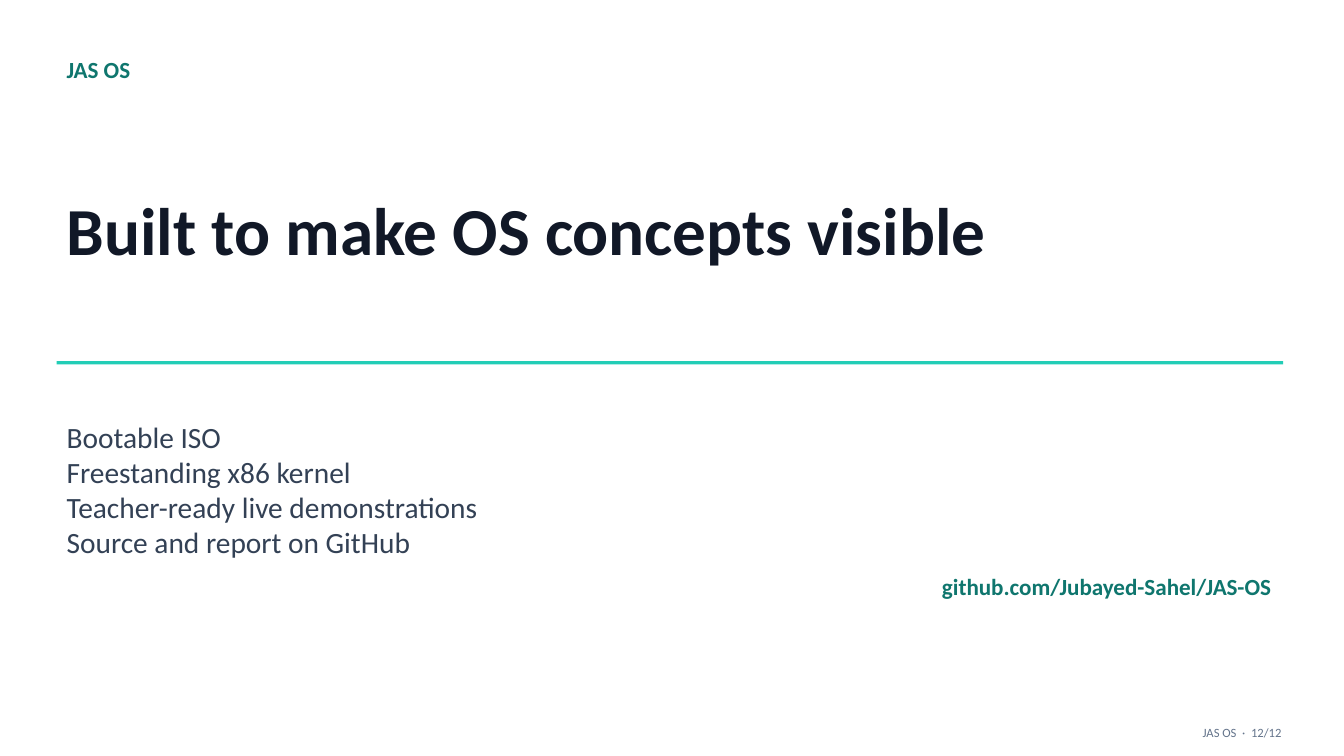
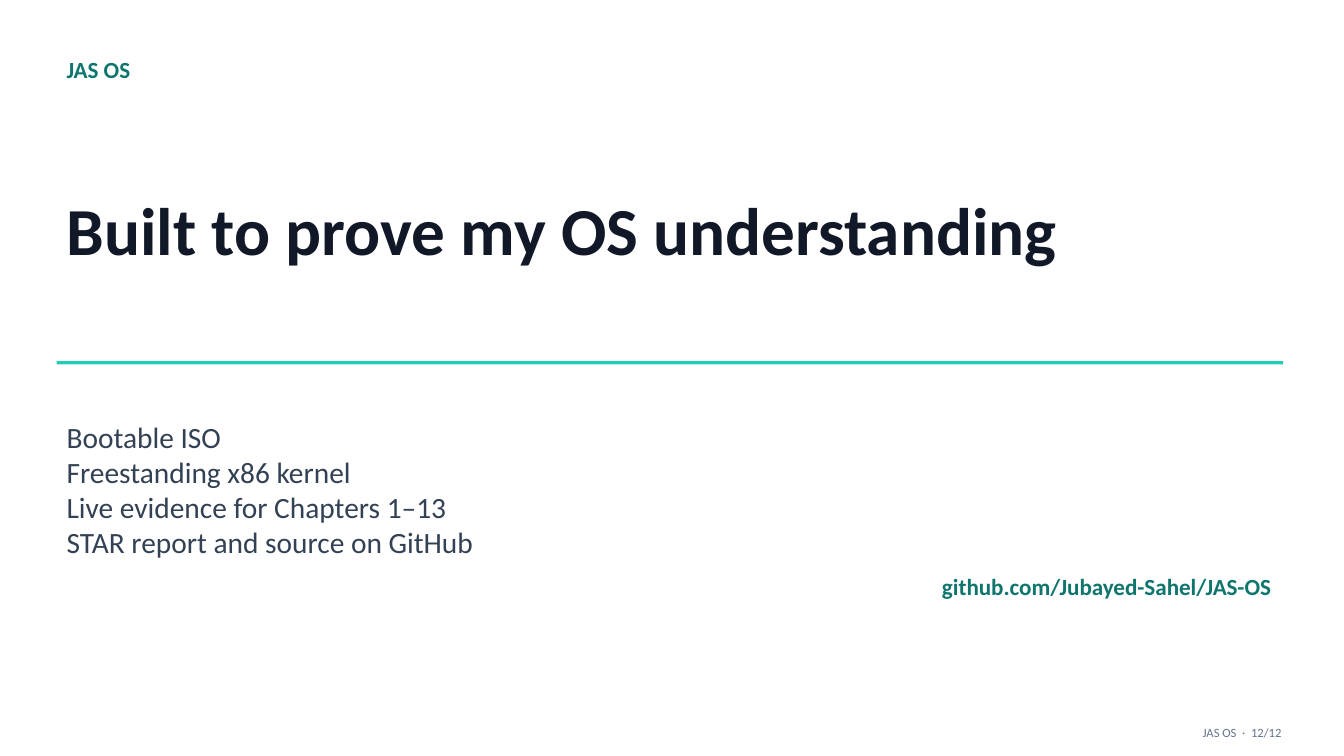
Before and after one commit to Jubayed-Sahel/JAS-OS, a slide deck: slide 12 of docs/JAS-OS-Demonstration.pptx. Drawn at 1344x756 pixels with LibreOffice and Linux fonts; fonts in the diff are those of the drawing; background and template pictures are left out. Boxes give left, top, right and bottom in pixels: in the first picture for what was removed or moved away, otherwise in the second. Text is boxed around its words. In the diff, an @@ line names an element or a change of style, - is before the commit and + after.

Commit message:
Align JAS OS with lecture-understanding objective

```diff
--- a/docs/JAS-OS-Demonstration.pptx
+++ b/docs/JAS-OS-Demonstration.pptx
@@ text at (67, 208, 1056, 267): text changed @@
-Built to make OS concepts visible
+Built to prove my OS understanding
@@ text at (67, 497, 473, 558): text changed @@
-Teacher-ready live demonstrations
-Source and report on GitHub
+Live evidence for Chapters 1–13
+STAR report and source on GitHub
```
Also in this commit, not shown: 2 other slides changed, 23 other files.
